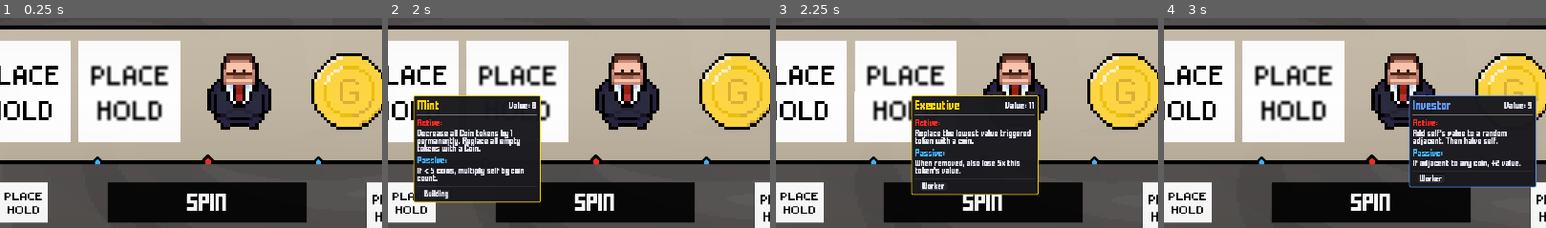
Above: before the commit, frames 1-4 (left to right).
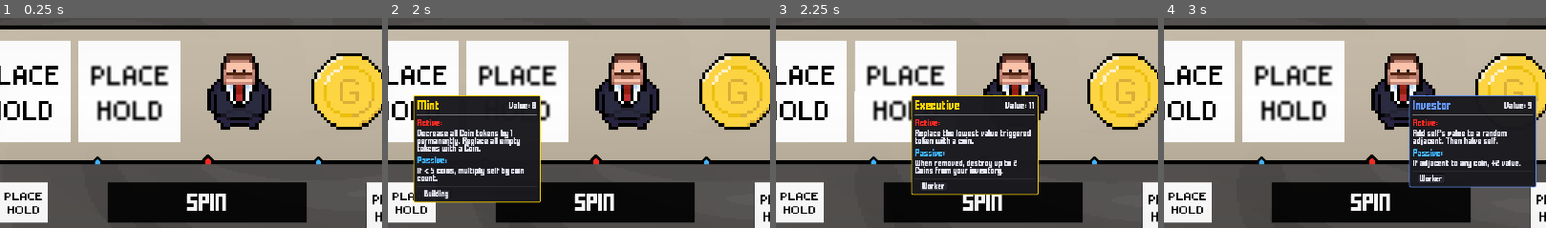
Above: after the commit, the same moments.

Repository: ZhelinWang/one-last-spin
Game: Godot game, scene res://main_ui.tscn
The game is run twice, just before and just after one commit, with the same random seed, the same clock (stepped at 60 frames per second) and the same inputs.
Inputs (mouse positions are % of the whole screen's width and height, from its top left):
- Up to frame 1 (0.25 s): no input
- Up to frame 2 (2 s): click (11, 47) at 0.5 s; click (25, 47) at 1.27 s
- Up to frame 3 (2.25 s): click (40, 47) at 2.02 s
- Up to frame 4 (3 s): click (54, 47) at 2.77 s
The pictures show only the part of the screen within x 23-73%, y 30-80%; the shares and areas given below are measured in that part.

Frames 1-2 are identical in both runs. In frame 3, 0.7% of the frame differs, in the area x 36-64%, y 67-75%; in frame 4, nothing differs.

Commit message:
fixed coin bugs

Diff:
--- a/abilties/executiveReplaceLowestAbility.gd
+++ b/abilties/executiveReplaceLowestAbility.gd
@@ -30,12 +30,38 @@
 		return []
 
 	var offset := int(lowest_contrib.get("offset", 0))
+	var coin_base := _resolve_coin_base_value(ctx)
 	var cmds: Array = []
 	cmds.append({
 		"op": "replace_at_offset",
 		"offset": offset,
 		"token_path": coin_token_path,
-		"set_value": max(lowest_val, 0),
+		"set_value": coin_base,
 		"preserve_tags": false
 	})
 	return cmds
+
+func _resolve_coin_base_value(ctx: Dictionary) -> int:
+	var base_val: int = 1
+	var res = ResourceLoader.load(coin_token_path)
+	if res is Resource:
+		var raw = res.get("value")
+		if raw != null:
+			base_val = max(int(raw), 1)
+
+	if ctx.has("board_tokens") and (ctx["board_tokens"] is Array):
+		for token in ctx["board_tokens"]:
+			if token == null:
+				continue
+			if not _is_coin(token):
+				continue
+			if (token as Object).has_method("has_meta") and token.has_meta("base_value"):
+				var meta_val = token.get_meta("base_value")
+				if meta_val != null:
+					return max(int(meta_val), 1)
+			if (token as Object).has_method("get"):
+				var value_prop = token.get("value")
+				if value_prop != null:
+					return max(int(value_prop), 1)
+
+	return base_val
--- a/abilties/genericDoubleChangeReactiveAbility.gd
+++ b/abilties/genericDoubleChangeReactiveAbility.gd
@@ -31,7 +31,9 @@
 	if extra == 0:
 		return
 
+	var final_val := new_val + extra
 	target_contrib["delta"] = int(target_contrib.get("delta", 0)) + extra
+	_update_last_step_log(target_contrib, extra, final_val)
 
 	if key != "":
 		processed[key] = true
@@ -56,6 +58,27 @@
 			return true
 	return false
 
+func _update_last_step_log(target_contrib: Dictionary, extra: int, final_value: int) -> void:
+	var steps_var = target_contrib.get("steps")
+	if not (steps_var is Array):
+		return
+	var steps: Array = steps_var
+	if steps.is_empty():
+		return
+	var idx := steps.size() - 1
+	var last = steps[idx]
+	if typeof(last) != TYPE_DICTIONARY:
+		return
+	var last_dict: Dictionary = last
+	if last_dict.has("after") and typeof(last_dict["after"]) == TYPE_DICTIONARY:
+		var after: Dictionary = last_dict["after"]
+		after["delta"] = int(target_contrib.get("delta", 0))
+		after["val"] = max(int(final_value), 0)
+		last_dict["after"] = after
+	last_dict["add_applied"] = int(last_dict.get("add_applied", 0)) + extra
+	steps[idx] = last_dict
+	target_contrib["steps"] = steps
+
 func _owner_instance_id() -> int:
 	if _owner_token == null:
 		return 0
--- a/coinManager.gd
+++ b/coinManager.gd
@@ -2064,6 +2064,13 @@
 			if String(s).to_lower() == tag_norm:
 				return true
 	return false
+
+func _token_is_coin(t) -> bool:
+	if t == null:
+		return false
+	if _token_has_tag(t, "coin"):
+		return true
+	return _token_name(t).to_lower() == "coin"
 
 func _token_key(t) -> String:
 	if t is Resource and (t as Resource).resource_path != "":
@@ -2776,9 +2783,11 @@
 				var set_value := int((cmd as Dictionary).get("set_value", -1))
 				var preserve_tags := bool((cmd as Dictionary).get("preserve_tags", false))
 				_replace_token_at_offset(ctx, off, token_path, set_value, preserve_tags)
+				_resync_contribs_from_board(ctx, _contribs)
 			"replace_all_empties":
 				var token_path2 := String((cmd as Dictionary).get("token_path", ""))
 				_replace_all_empties_in_inventory(token_path2)
+				_resync_contribs_from_board(ctx, _contribs)
 			"permanent_add":
 				var tk := String((cmd as Dictionary).get("target_kind", "any")).to_lower()
 				var toff := int((cmd as Dictionary).get("target_offset", 0))
@@ -2788,13 +2797,16 @@
 				var diz := bool((cmd as Dictionary).get("destroy_if_zero", false))
 				var propagate_same_key := bool((cmd as Dictionary).get("propagate_same_key", false))
 				_apply_permanent_add_inventory(tk, toff, ttag, tname, amt2, diz, ctx, propagate_same_key)
+				_resync_contribs_from_board(ctx, _contribs)
 			"replace_board_tag":
 				var tag := String((cmd as Dictionary).get("target_tag", ""))
 				var tpath := String((cmd as Dictionary).get("token_path", ""))
 				_replace_board_tag_in_slotmap(ctx, tag, tpath)
+				_resync_contribs_from_board(ctx, _contribs)
 			"replace_board_empties":
 				var tpath2 := String((cmd as Dictionary).get("token_path", ""))
 				_replace_board_empties_in_slotmap(ctx, tpath2)
+				_resync_contribs_from_board(ctx, _contribs)
 			"adjust_run_total":
 				var amt := int((cmd as Dictionary).get("amount", 0))
 				if amt != 0:
@@ -2805,9 +2817,85 @@
 				var empty_res := _load_empty_token()
 				if empty_res != null and empty_res is Resource:
 					_replace_token_at_offset(ctx, off2, (empty_res as Resource).resource_path, -1, false)
+					_resync_contribs_from_board(ctx, _contribs)
 			_:
 				if debug_spin:
 					print("[Commands] Unknown op: ", op)
+
+func _resync_contribs_from_board(ctx: Dictionary, contribs: Array) -> void:
+	if contribs == null or not (contribs is Array):
+		return
+	for i in range(contribs.size()):
+		var entry = contribs[i]
+		if typeof(entry) != TYPE_DICTIONARY:
+			continue
+		var contrib: Dictionary = entry
+		var prev_base := int(contrib.get("base", 0))
+		var prev_delta := int(contrib.get("delta", 0))
+		var prev_mult := float(contrib.get("mult", 1.0))
+		var prev_total := _compute_value(contrib)
+
+		var slot: Control = null
+		if ctx != null:
+			var off := int(contrib.get("offset", 999))
+			slot = _slot_from_ctx(ctx, off)
+		var slot_token = null
+		if slot != null and slot.has_meta("token_data"):
+			slot_token = slot.get_meta("token_data")
+
+		var prev_token = contrib.get("token")
+		var token = slot_token if slot_token != null else prev_token
+		if token == null:
+			continue
+		var token_changed: bool = prev_token != token
+		contrib["token"] = token
+		if token_changed:
+			contrib["delta"] = 0
+			contrib["mult"] = 1.0
+			contrib["steps"] = []
+
+		if token != null and (token as Object).has_method("get"):
+			var val = token.get("value")
+			if val != null:
+				contrib["base"] = max(int(val), 0)
+			var rarity_val = token.get("rarity")
+			if rarity_val != null and contrib.has("meta") and typeof(contrib["meta"]) == TYPE_DICTIONARY:
+				contrib["meta"]["rarity"] = rarity_val
+
+		if contrib.has("meta") and typeof(contrib["meta"]) == TYPE_DICTIONARY:
+			var meta = contrib["meta"]
+			meta["description"] = _get_token_description(token, String(contrib.get("kind", "")))
+			contrib["meta"] = meta
+
+		var new_total := _compute_value(contrib)
+		if token_changed or new_total != prev_total:
+			var steps_arr: Array = []
+			if contrib.has("steps") and typeof(contrib["steps"]) == TYPE_ARRAY:
+				steps_arr = contrib["steps"]
+			var before_info := {"base": prev_base, "delta": prev_delta, "mult": prev_mult, "val": prev_total}
+			var after_info := {"base": int(contrib.get("base", 0)), "delta": int(contrib.get("delta", 0)), "mult": float(contrib.get("mult", 1.0)), "val": new_total}
+			var delta_val := new_total - prev_total
+			var mult_change := float(contrib.get("mult", 1.0))
+			if prev_mult != 0.0:
+				mult_change = mult_change / prev_mult
+			var step_kind := "replace" if token_changed else "add"
+			var step_source := "command:%s" % ("replace" if token_changed else "value_sync")
+			var step_desc := "Token replaced" if token_changed else "Value adjusted"
+			var step_log := {
+				"source": step_source,
+				"kind": step_kind,
+				"desc": step_desc,
+				"before": before_info,
+				"after": after_info,
+				"add_applied": delta_val,
+				"mult_applied": mult_change
+			}
+			steps_arr.append(step_log)
+			contrib["steps"] = steps_arr
+			if ctx != null:
+				var from_val := 0 if token_changed else prev_total
+				_play_counting_popup(ctx, contrib, from_val, new_total, token_changed)
+			_invoke_on_value_changed(ctx, null, contrib, prev_total, new_total, step_log)
 
 func _resolve_inventory_owner_node() -> Node:
 	var owner := get_node_or_null(inventory_owner_path)
@@ -3223,6 +3311,55 @@
 			if not replaced_tokens.is_empty():
 				_update_slot_map_for_replacements(ctx, replaced_tokens)
 
+func _destroy_inventory_coins(max_to_destroy: int, ctx: Dictionary) -> int:
+	if max_to_destroy <= 0:
+		return 0
+	var owner := _resolve_inventory_owner_node()
+	if owner == null or not owner.has_method("get"):
+		return 0
+	var prop := String(inventory_property)
+	if prop.strip_edges() == "":
+		prop = "items"
+	var arr = owner.get(prop)
+	if typeof(arr) != TYPE_ARRAY:
+		var arr_items = owner.get("items")
+		if typeof(arr_items) == TYPE_ARRAY:
+			prop = "items"
+			arr = arr_items
+		else:
+			var arr_tokens = owner.get("tokens")
+			if typeof(arr_tokens) == TYPE_ARRAY:
+				prop = "tokens"
+				arr = arr_tokens
+			else:
+				return 0
+	var empty_res := _load_empty_token()
+	if empty_res == null or not (empty_res is Resource):
+		return 0
+	var destroyed := 0
+	var replaced_tokens: Array = []
+	for i in range((arr as Array).size()):
+		if destroyed >= max_to_destroy:
+			break
+		var tok = (arr as Array)[i]
+		if not _token_is_coin(tok):
+			continue
+		var inst: Resource = (empty_res as Resource).duplicate(true)
+		_init_token_base_value(inst)
+		(arr as Array)[i] = inst
+		replaced_tokens.append({"old": tok, "new": inst})
+		destroyed += 1
+	if destroyed == 0:
+		return 0
+	owner.set(prop, arr)
+	if owner.has_method("_update_inventory_strip"):
+		owner.call_deferred("_update_inventory_strip")
+	if ctx is Dictionary:
+		ctx["board_tokens"] = _get_inventory_array()
+		if not replaced_tokens.is_empty():
+			_update_slot_map_for_replacements(ctx, replaced_tokens)
+	return destroyed
+
 func _init_token_base_value(tok, min_value: int = 1) -> void:
 	if tok == null:
 		return
@@ -3282,12 +3419,8 @@
 	# Fallback for Executive if no ability authored
 	var name_l := _token_name(removed_token).to_lower()
 	if name_l == "executive" or _token_has_tag(removed_token, "executive"):
-		# Lose 5x removed token's value
-		var v = 0
-		if (removed_token as Object).has_method("get"):
-			var vv = removed_token.get("value")
-			if vv != null: v = int(vv)
-		if v > 0:
-			out.append({"op":"adjust_run_total", "amount": -5 * v, "source": "token:Executive", "desc": "Executive removal penalty"})
+		var destroyed := _destroy_inventory_coins(2, ctx)
+		if debug_spin and destroyed > 0:
+			print("[Executive] Destroyed %d coin(s) on removal" % destroyed)
 
 	return out
--- a/tests/unit/test_coin_manager.gd
+++ b/tests/unit/test_coin_manager.gd
@@ -87,14 +87,69 @@
 	assert_eq(ctx["board_tokens"].size(), 3, "context board tokens should refresh inventory snapshot")
 	assert_eq(coin_manager._token_value_offsets.get("coin", 0), 2, "per-run offset should track one increment per key")
 
-func test_collect_on_removed_commands_returns_executive_penalty() -> void:
+func test_collect_on_removed_commands_destroys_coins_for_executive() -> void:
+	var coin_template := load(COIN_TOKEN_PATH)
+	var coin_a := coin_template.duplicate(true)
+	var coin_b := coin_template.duplicate(true)
+	var coin_c := coin_template.duplicate(true)
+	var owner := _add_inventory_owner([coin_a, coin_b, coin_c])
+
+	var slot_a := Control.new()
+	slot_a.set_meta("token_data", coin_a)
+	add_child_autofree(slot_a)
+	var slot_b := Control.new()
+	slot_b.set_meta("token_data", coin_b)
+	add_child_autofree(slot_b)
+	var slot_c := Control.new()
+	slot_c.set_meta("token_data", coin_c)
+	add_child_autofree(slot_c)
+
+	var ctx := {
+		"slot_map": {0: slot_a, 1: slot_b, 2: slot_c}
+	}
+
 	var exec_token := load(EXECUTIVE_TOKEN_PATH).duplicate(true)
-	exec_token.set("value", 4)
-	var cmds := coin_manager._collect_on_removed_commands({}, exec_token)
-	assert_true(cmds.size() > 0, "executive should emit a removal penalty command")
-	var found := false
-	for cmd in cmds:
-		if typeof(cmd) == TYPE_DICTIONARY and String(cmd.get("op", "")) == "adjust_run_total":
-			assert_eq(cmd.get("amount", 0), -20, "penalty amount should be -5x token value")
-			found = true
-	assert_true(found, "penalty command should be present for executive fallback")
+	var cmds := coin_manager._collect_on_removed_commands(ctx, exec_token)
+	assert_eq(cmds.size(), 0, "executive fallback should not emit extra commands")
+	assert_true(coin_manager._is_empty_token(owner.items[0]), "first coin should be replaced with an empty")
+	assert_true(coin_manager._is_empty_token(owner.items[1]), "second coin should be replaced with an empty")
+	assert_true(coin_manager._token_has_tag(owner.items[2], "coin"), "third coin should remain intact")
+	assert_true(ctx.has("board_tokens"), "context should capture refreshed board tokens")
+	var empties := 0
+	for token in ctx["board_tokens"]:
+		if coin_manager._is_empty_token(token):
+			empties += 1
+	assert_eq(empties, 2, "two empties should be present after destruction")
+
+func test_resync_permanent_add_updates_triggered_coin() -> void:
+	var coin_template := load(COIN_TOKEN_PATH)
+	var coin := coin_template.duplicate(true)
+	coin.set("value", 2)
+	var owner := _add_inventory_owner([coin])
+
+	var slot := Control.new()
+	slot.set_meta("token_data", coin)
+	add_child_autofree(slot)
+
+	var contrib := {
+		"offset": 0,
+		"token": coin,
+		"base": 2,
+		"delta": 0,
+		"mult": 1.0,
+		"steps": [],
+		"meta": {}
+	}
+	var contribs := [contrib]
+	var ctx := {
+		"slot_map": {0: slot}
+	}
+
+	coin_manager._apply_permanent_add_inventory("tag", 0, "coin", "", -1, false, ctx, false)
+	coin_manager._resync_contribs_from_board(ctx, contribs)
+
+	assert_eq(contrib["base"], 1, "coin base should drop by 1 after permanent add")
+	assert_eq(coin_manager._compute_value(contrib), 1, "triggered coin value should reflect updated base")
+	assert_true(contrib.has("steps") and contrib["steps"] is Array and !contrib["steps"].is_empty(), "resync should log a replacement/value step")
+	assert_true(ctx.has("board_tokens"), "context should refresh board snapshot after permanent add")
+	assert_eq(owner.items[0].get("value"), 1, "inventory coin should match updated value")
--- a/tokens/executive.tres
+++ b/tokens/executive.tres
@@ -18,5 +18,5 @@
 tags = PackedStringArray("Worker")
 abilities = Array[ExtResource("2_abilities")]([SubResource("Resource_executive_active")])
 activeDescription = "Replace the lowest value triggered token with a coin."
-passiveDescription = "When removed, also lose 5x this token's value."
+passiveDescription = "When removed, destroy up to 2 Coins from your inventory."
 metadata/_custom_type_script = "uid://2lqsh3g3xqag"
